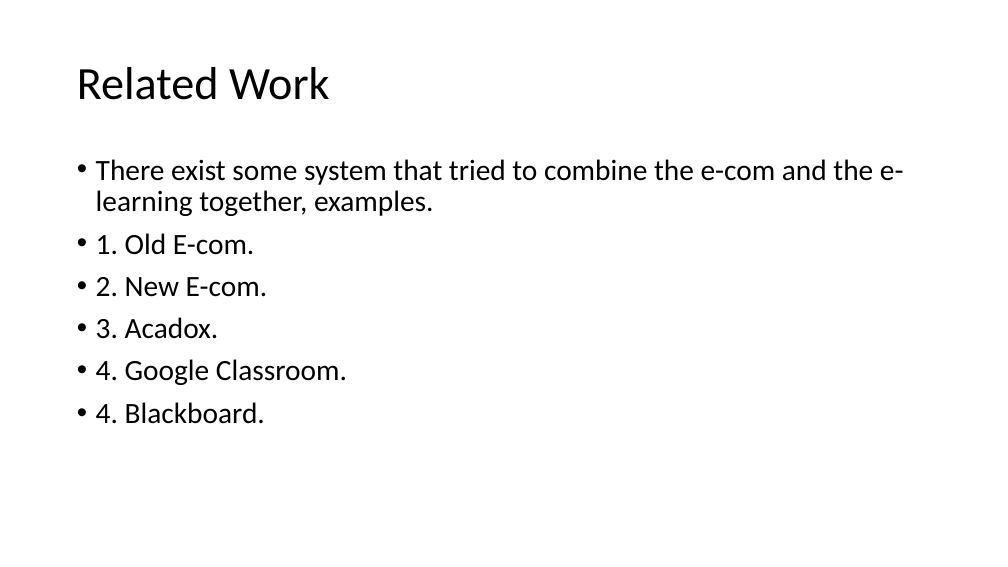
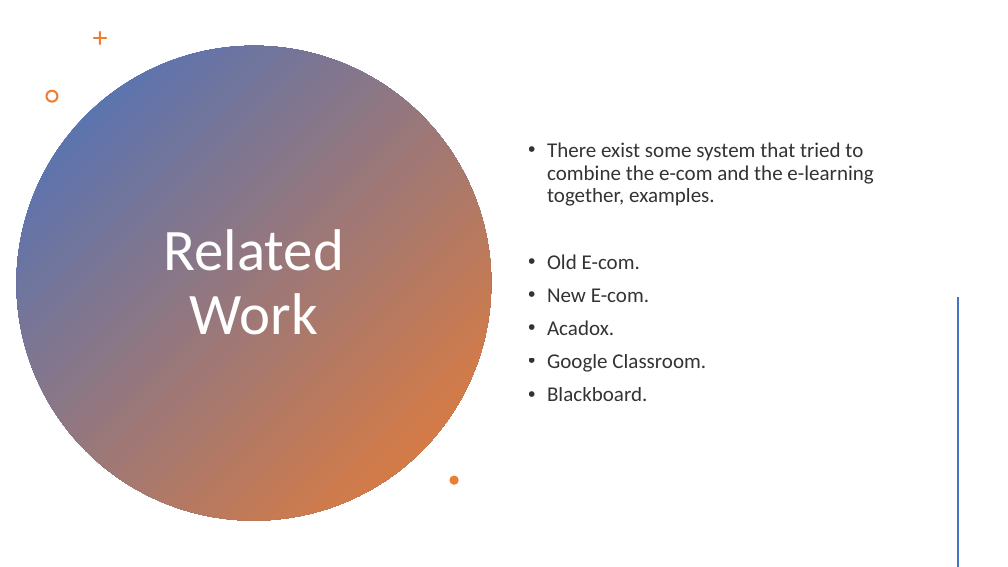
Before and after one commit to mounirsabry/Better_Ecom_GP, a slide deck: slide 5 of Discussions/Midyear_Discussion/presentation.pptx. Drawn at 1008x567 pixels with LibreOffice and Linux fonts; fonts in the diff are those of the drawing. Boxes give left, top, right and bottom in pixels: in the first picture for what was removed or moved away, otherwise in the second. Text is boxed around its words. In the diff, an @@ line names an element or a change of style, - is before the commit and + after.

```diff
--- a/Discussions/Midyear_Discussion/presentation.pptx
+++ b/Discussions/Midyear_Discussion/presentation.pptx
@@ ellipse added at (17, 46, 492, 521), fill gradient #4472C4 to #ED7D31 @@
@@ freeform shape added at (93, 31, 107, 45), fill #ED7D31 @@
@@ text "There exist some system that ...": place and size @@
-text "There exist some system that ..." at (96, 159, 904, 424)
+text "There exist some system that ..." at (547, 142, 873, 401)
@@ text "There exist some system that ..." at (547, 142, 873, 401): vertical alignment top to middle @@
@@ freeform shape added at (45, 90, 58, 103), fill #ED7D31 @@
@@ title "Related Work": place and size @@
-title "Related Work" at (77, 67, 330, 100)
+title "Related Work" at (164, 229, 344, 335)
@@ title "Related Work" at (164, 229, 344, 335): size 44 to 56 pt, text colour #000000 to #FFFFFF; alignment left to centre @@
@@ text at (547, 142, 873, 206): size 28 to 20 pt, text colour #000000 to #000000 at 80% opacity in "There exist some system that tried to ..." @@
@@ text at (547, 254, 706, 401): text changed; size 28 to 20 pt; text colour #000000 to #000000 at 80% opacity @@
-• 1. Old E-com.
-• 2. New E-com.
-• 3. Acadox.
-• 4. Google Classroom.
-• 4. Blackboard.
+• Old E-com.
+• New E-com.
+• Acadox.
+• Google Classroom.
+• Blackboard.
@@ line added from (958, 299) to (958, 566), #ED7D31 2 pt @@
@@ freeform shape added at (450, 476, 459, 485), fill #ED7D31 @@
```
Also in this commit, not shown: 9 other slides changed, 3 slides added, 2 slides removed, 2 other files.
